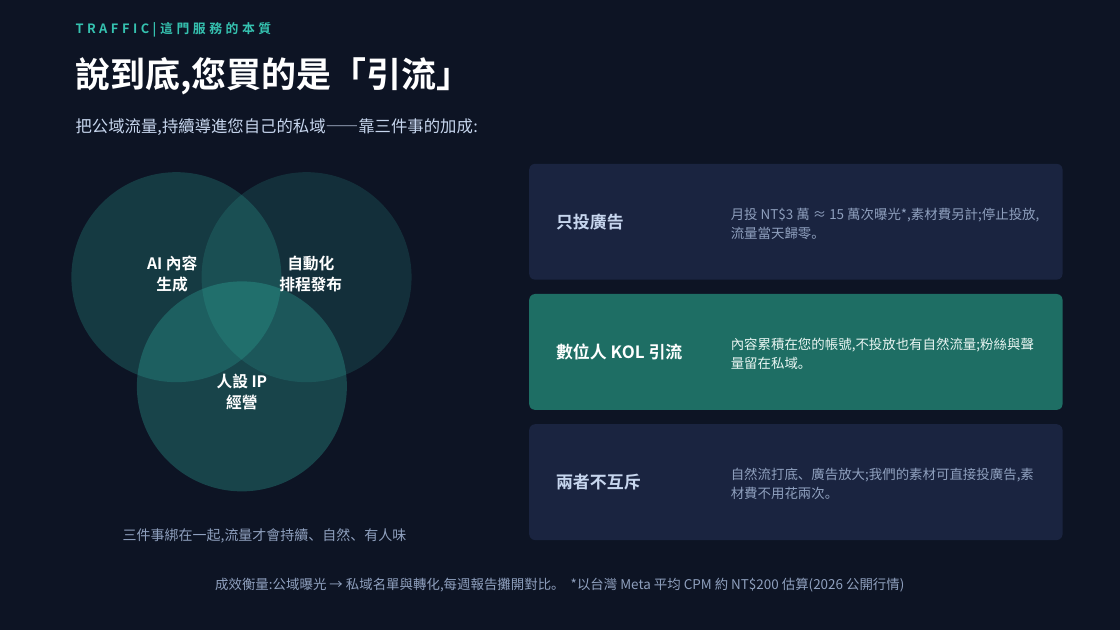
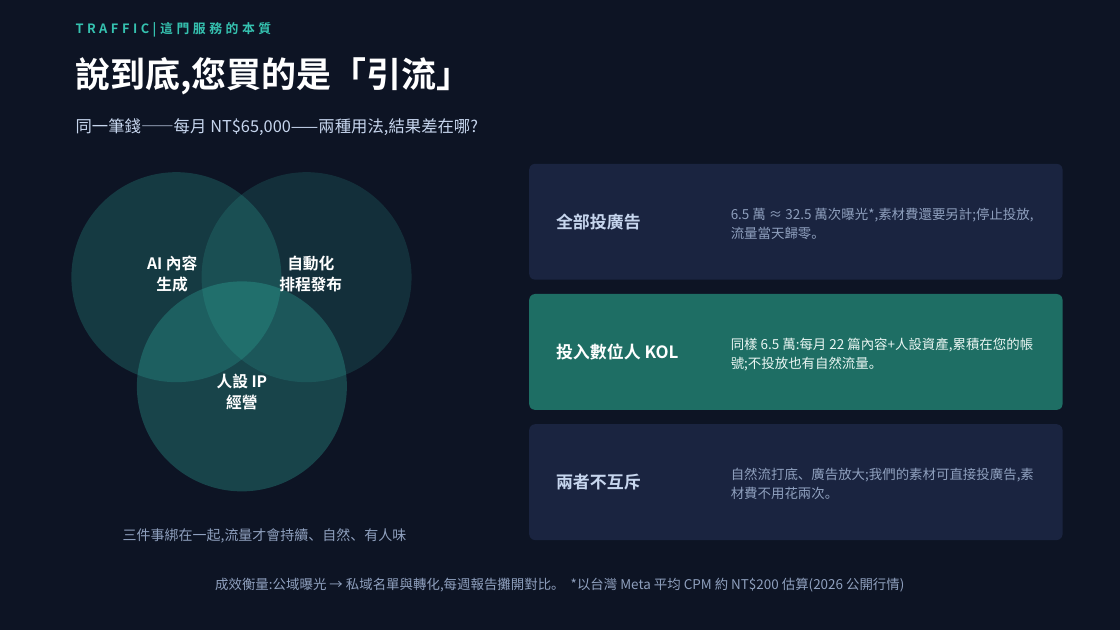
Before and after one commit to pennyhuang-oss/Virtual_KOL_Studio, a slide deck: slide 4 of business/數位人KOL-對外提案簡報.pptx. Drawn at 1120x630 pixels with LibreOffice and Linux fonts; fonts in the diff are those of the drawing. Boxes give left, top, right and bottom in pixels: in the first picture for what was removed or moved away, otherwise in the second. Text is boxed around its words. In the diff, an @@ line names an element or a change of style, - is before the commit and + after.

```diff
--- a/business/數位人KOL-對外提案簡報.pptx
+++ b/business/數位人KOL-對外提案簡報.pptx
@@ text at [76,118,478,135]: text changed @@
-把公域流量,持續導進您自己的私域——靠三件事的加成:
+同一筆錢——每月 NT$65,000——兩種用法,結果差在哪?
@@ text at [731,208,1033,239]: text changed @@
-月投 NT$3 萬 ≈ 15 萬次曝光*,素材費另計;停止投放,流量當天歸零。
+6.5 萬 ≈ 32.5 萬次曝光*,素材費還要另計;停止投放,流量當天歸零。
@@ text at [556,213,641,230]: text changed @@
-只投廣告
+全部投廣告
@@ text at [556,343,679,360]: text changed @@
-數位人 KOL 引流
+投入數位人 KOL
@@ text at [731,337,1033,370]: text changed @@
-內容累積在您的帳號,不投放也有自然流量;粉絲與聲量留在私域。
+同樣 6.5 萬:每月 22 篇內容+人設資產,累積在您的帳號;不投放也有自然流量。
```
Also in this commit, not shown: 1 other slide changed.
